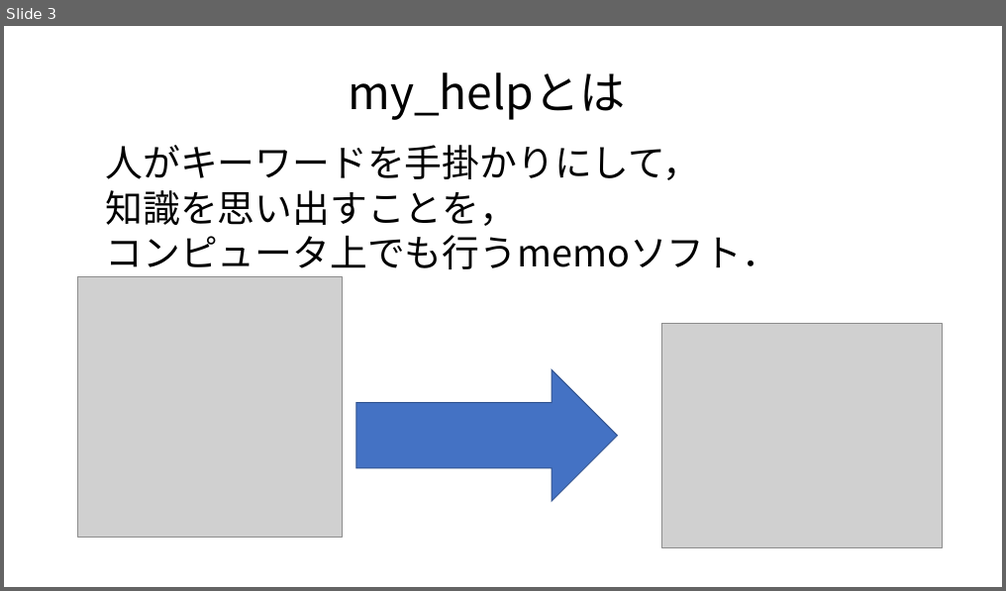
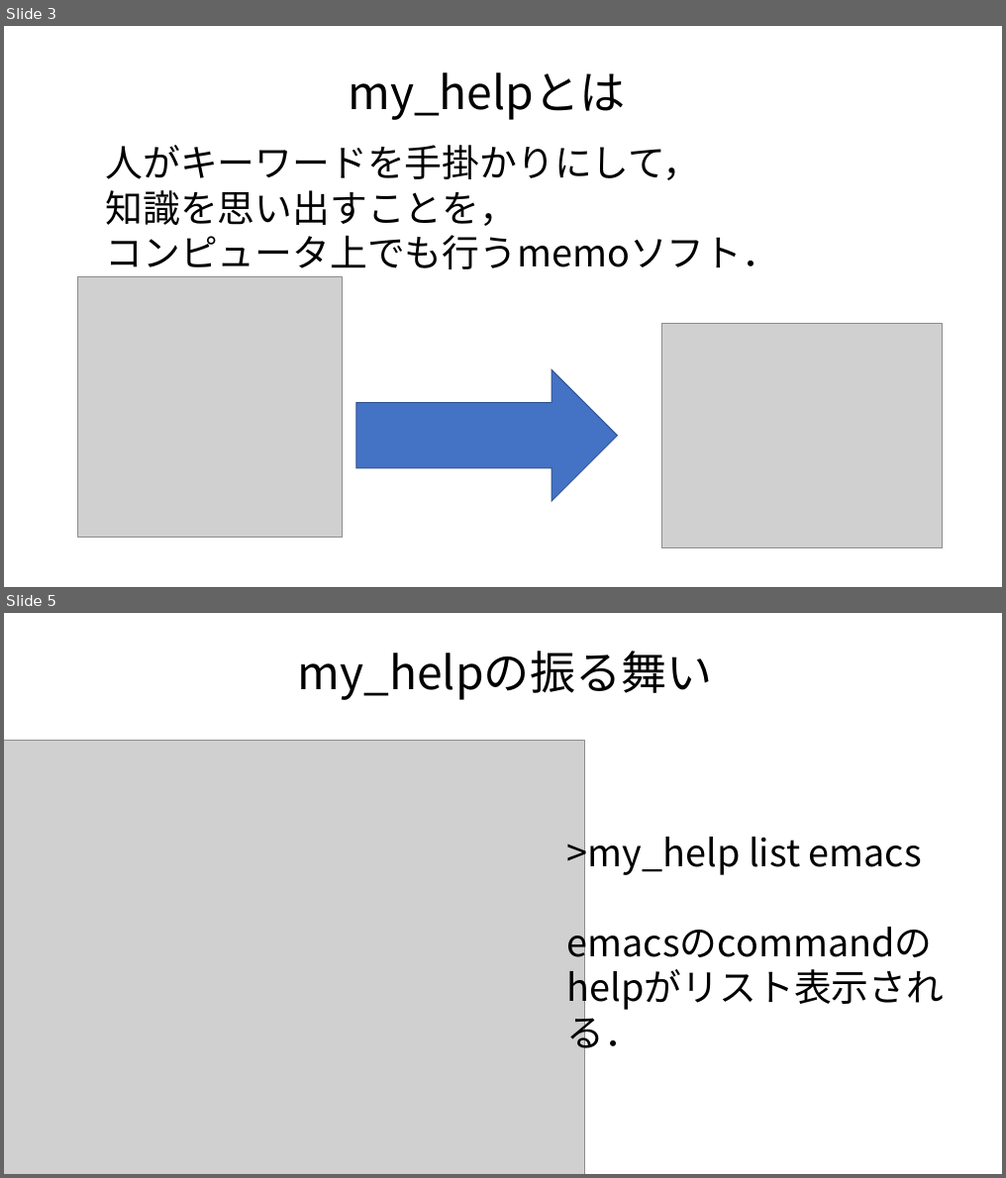
Before and after one commit to daddygongon/my_help, a slide deck: docs/tomoko/mid_presen.pptx. Shown one above the other, each under a label of ours: slide 3 before the commit, slides 3 and 5 after it; the slides between them are not shown. The pictures are 1006x591 and 1006x1178 pixels, drawn with LibreOffice and Linux fonts; fonts in the diff are those of the drawing; grey boxes stand for pictures. Boxes give left, top, right and bottom in pixels: in the first picture for what was removed or moved away, otherwise in the second. Text is boxed around its words. In the diff, an @@ line names an element or a change of style, - is before the commit and + after.

```diff
--- a/docs/tomoko/mid_presen.pptx
+++ b/docs/tomoko/mid_presen.pptx
@@ slide 5 added at (4, 613, 1002, 1174), background #FFFFFF @@
@@ text added at (298, 651, 713, 700), 44 pt, text #000000 @@
+my_helpの振る舞い
@@ picture added at (4, 740, 584, 1174) @@
@@ text added at (567, 829, 922, 877), 36 pt, text #000000 @@
+>my_help list emacs
+emacsのcommandのhelpがリスト表示される．
```
Also in this commit, not shown: 4 slides changed, 1 other slide added, 1 slide removed, 1 other file.
